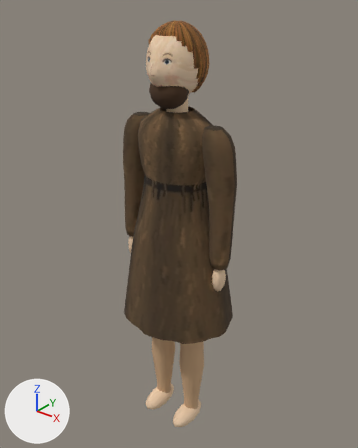
An edit to the glTF model caravaggio/models/pilgrim_man.glb, drawn before and after from the same camera.
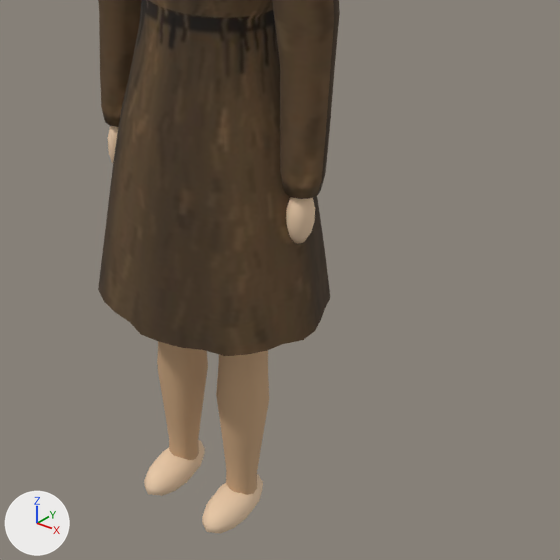
Each version is shown whole from a camera (50 mm lens) standing at (1.015, -1.253, 1.676) and looking at (-0.02, 0.04, 0.875), then close up on the part from 22% to 95% of the width and 40% to 98% of the height. Arrows for +X, +Y and +Z are at lower left; the lights stay in place. The last two pictures show the newer version. Vertices at exactly the same position are counted once.

Before the edit, the objects in view are built like this:
```python
me_pilgrim_man = bpy.data.meshes.new('pilgrim_man')
me_pilgrim_man.from_pydata(...)  # 2818 vertices, 5476 faces; spans x -0.24..0.24, y -0.19..0.2, z 0.01..1.57
# faces by material slot: [1512, 600, 1344, 72, 1344, 408, 196]
me_pilgrim_man.materials.append(mat_dress)  # picture img_cloth_pilgrim
me_pilgrim_man.materials.append(mat_skin)  # beige #edcdac
me_pilgrim_man.materials.append(mat_hair)  # picture img_hair_brown
me_pilgrim_man.materials.append(mat_dark)  # black #15131a
me_pilgrim_man.materials.append(mat_face)  # picture img_face_girl
me_pilgrim_man.materials.append(mat_hose)  # brown #caa67f
me_pilgrim_man.materials.append(mat_beard)  # brown #49321f
ob_pilgrim_man = bpy.data.objects.new('pilgrim_man', me_pilgrim_man)
ob_pilgrim_man.location = (0.0, 0.0, 0.0)
```
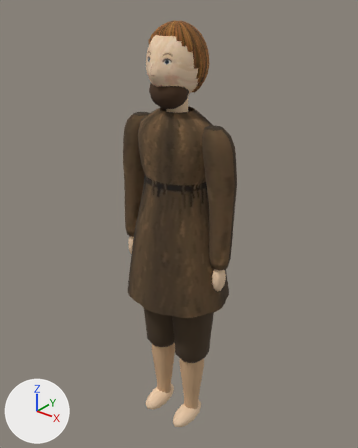
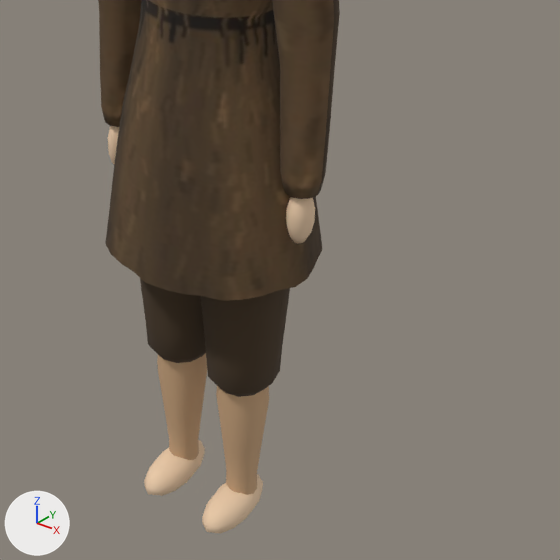
Edits to the scene script, one JSON object a line:
```json
{"op": "add", "block": "mat_breeches", "code": ["mat_breeches = principled_material('breeches')", "mat_breeches.base_color = (0.0658, 0.0399, 0.0189)  # brown #493825", "mat_breeches.roughness = 1.0"]}
{"block": "me_pilgrim_man", "where": "# used by ob_pilgrim_man; location = (0.0, 0.0, 0.0)"}
{"op": "remove", "block": "me_pilgrim_man", "code": "me_pilgrim_man.from_pydata(...)  # 2818 vertices, 5476 faces; spans x -0.24..0.24, y -0.19..0.2, z 0.01..1.57"}
{"op": "add", "block": "me_pilgrim_man", "code": "me_pilgrim_man.from_pydata(...)  # 2966 vertices, 5764 faces; spans x -0.24..0.24, y -0.18..0.18, z 0.01..1.57"}
{"block": "me_pilgrim_man", "change": "me_pilgrim_man part 1: a new loose piece of 74 vertices spanning x -0.02..0.17, y -0.09..0.1, z 0.34..0.78, in mat_breeches (brown #493825)"}
{"block": "me_pilgrim_man", "change": "me_pilgrim_man part 2: a new loose piece of 74 vertices spanning x -0.17..0.01, y -0.09..0.1, z 0.34..0.78, in mat_breeches (brown #493825)"}
{"block": "me_pilgrim_man", "change": "me_pilgrim_man part 3: 116 vertices moved from x -0.2..0.22, y -0.17..0.18, z 0.52..0.86 to x -0.18..0.21, y -0.15..0.18, z 0.62..0.88; 140 vertices removed from x -0.22..0.23, y -0.19..0.2, z 0.52..0.81; 140 vertices added at x -0.2..0.18, y -0.18..0.18, z 0.62..0.83"}
{"block": "me_pilgrim_man", "change": "me_pilgrim_man part 4: 267 kept faces spanning x -0.18..0.21, y -0.16..0.18, z 0.62..1.02 get new texture (UV) coordinates"}
{"op": "add", "block": "me_pilgrim_man", "code": "me_pilgrim_man.materials.append(mat_breeches)  # brown #493825"}
```

Changed parts and their boxes (x1, y1, x2, y2) in the close-ups (560 x 560 px; the box of a moved part takes in the faces that stretch with it):
```json
{"part": 1, "of": "me_pilgrim_man", "change": "added", "after": [201, 288, 290, 397], "on screen": "brown"}
{"part": 2, "of": "me_pilgrim_man", "change": "added", "after": [140, 278, 206, 363], "on screen": "brown"}
{"part": 3, "of": "me_pilgrim_man", "change": "moved or reshaped", "before": [98, 115, 327, 356], "after": [105, 106, 322, 296]}
{"part": 4, "of": "me_pilgrim_man", "change": "surface changed", "before": [108, 55, 330, 325], "after": [113, 55, 322, 301]}
```
